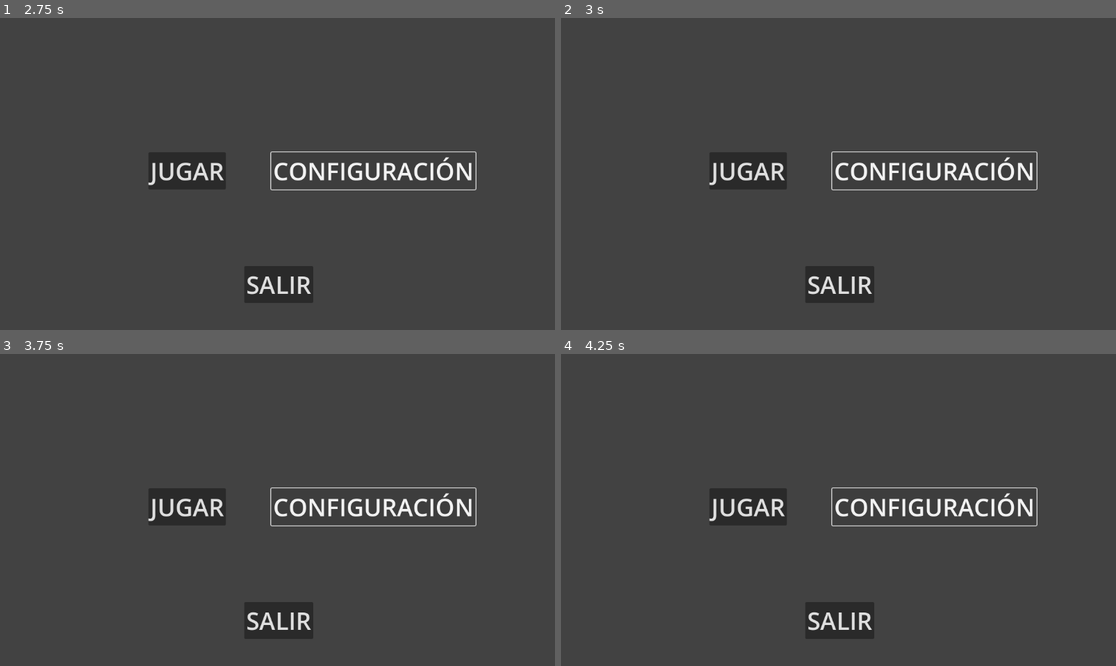
Above: before the commit, frames 1-4 (two rows, left to right).
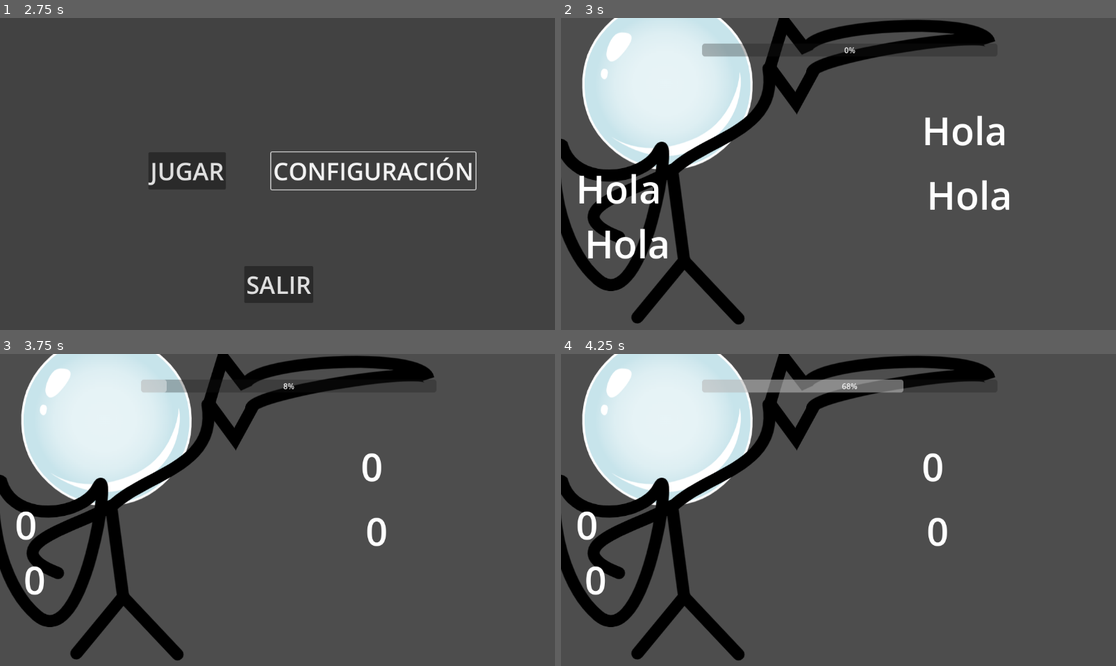
Above: after the commit, the same moments.

Repository: Jeremy7oro/Proyecto-hombres-pez-burbuja
Game: Godot game, scene res://Menus/Menu.tscn
The game is run twice, just before and just after one commit, with the same random seed, the same clock (stepped at 60 frames per second) and the same inputs. The project has no main scene, so this scene is started directly.
Inputs:
- Up to frame 1 (2.75 s): click "JUGAR" at 0.5 s; click "JUGAR" at 1.25 s; click "CONFIGURACIÓN" at 2 s
- Up to frame 2 (3 s): hold 1 (Arriba) from 2.78 s (still down); hold R from 2.78 s (still down); tap 2 (Medio) at 2.85 s
- Up to frame 3 (3.75 s): release 1 (Arriba) at 3.53 s; release R at 3.53 s; hold 3 (Abajo) from 3.53 s (still down); tap R at 3.6 s
- Up to frame 4 (4.25 s): keep holding 3 (Abajo); tap 2 (Medio) at 3.8 s

Frame 1 is identical in both runs. In frame 2, 27% of the frame differs, in the area x 0-86%, y 0-99%; in frame 3, 26%; in frame 4, 27%.

Commit message:
Avance todo lo que pude el prototipo

Diff:
--- a/Prototipo/GLOBAL.gd
+++ b/Prototipo/GLOBAL.gd
@@ -1,17 +1,34 @@
 extends Node
 
+var Espada_P1 : int
 var Escudo_P1 : int
-var Espada_P1 : int
+var Espada_P2 : int
 var Escudo_P2 : int
-var Espada_P2 : int
-
-var Turno : bool
-
-# Called when the node enters the scene tree for the first time.
-func _ready() -> void:
-	pass # Replace with function body.
 
 
-# Called every frame. 'delta' is the elapsed time since the previous frame.
+var Turno : bool = false
+var Win : bool
+
+
+func _ready() -> void:
+	Win = false
+
+
 func _process(delta: float) -> void:
-	pass
+	if Turno == true:
+		if Espada_P1 > 0 and Espada_P2 > 0:
+			if Espada_P1 == Espada_P2:
+				pass
+			if Espada_P1 == Escudo_P2:
+				pass
+			if not Espada_P1 == Espada_P2 and not Espada_P1 == Escudo_P2:
+				Win = true
+
+	#RESET
+	if Input.is_key_pressed(KEY_R):
+		get_tree().change_scene_to_file("res://Prototipo/PvCPU.tscn")
+		Win = false
+		Espada_P1 = 0
+		Escudo_P1 = 0
+		Espada_P2 = 0
+		Escudo_P2 = 0
--- /dev/null
+++ b/Prototipo/PvCPU.tscn
@@ -0,0 +1,87 @@
+[gd_scene load_steps=9 format=3 uid="uid://fsec0kfmaw1x"]
+
+[ext_resource type="Script" path="res://Prototipo/player1.gd" id="1_8gn6f"]
+[ext_resource type="Script" path="res://Prototipo/cpu.gd" id="2_b3f0h"]
+[ext_resource type="Texture2D" uid="uid://c3roknxkljmn5" path="res://ARTE/prototipo/Drawing (7).png" id="2_ksaq2"]
+[ext_resource type="Texture2D" uid="uid://djlemax3gtr3q" path="res://ARTE/prototipo/Drawing (10).png" id="3_ftnql"]
+[ext_resource type="Script" path="res://Prototipo/tiempo.gd" id="3_q76w2"]
+[ext_resource type="Texture2D" uid="uid://dhrm2se7ssyek" path="res://ARTE/prototipo/Drawing (11).png" id="4_7fsvn"]
+[ext_resource type="Script" path="res://Prototipo/win.gd" id="4_cavki"]
+[ext_resource type="Texture2D" uid="uid://bv13lbdan1cwk" path="res://ARTE/prototipo/Drawing (8).png" id="5_2wbi8"]
+
+[node name="PvCPU" type="Node2D"]
+
+[node name="Player1" type="Node2D" parent="."]
+position = Vector2(215, 185)
+script = ExtResource("1_8gn6f")
+
+[node name="Burbuja" type="Sprite2D" parent="Player1"]
+position = Vector2(7, -48)
+texture = ExtResource("2_ksaq2")
+
+[node name="Escudo" type="Sprite2D" parent="Player1"]
+position = Vector2(-116, 223)
+texture = ExtResource("3_ftnql")
+
+[node name="Espada" type="Sprite2D" parent="Player1"]
+position = Vector2(446, -94)
+texture = ExtResource("4_7fsvn")
+
+[node name="Cuerpo" type="Sprite2D" parent="Player1"]
+position = Vector2(37, 180)
+texture = ExtResource("5_2wbi8")
+
+[node name="Label" type="Label" parent="Player1"]
+offset_left = -184.0
+offset_top = 114.0
+offset_right = -6.0
+offset_bottom = 224.0
+theme_override_font_sizes/font_size = 80
+text = "Hola"
+
+[node name="Label2" type="Label" parent="Player1"]
+offset_left = -166.0
+offset_top = 228.0
+offset_right = 12.0
+offset_bottom = 338.0
+theme_override_font_sizes/font_size = 80
+text = "Hola"
+
+[node name="CPU" type="Node2D" parent="."]
+position = Vector2(749, 178)
+script = ExtResource("2_b3f0h")
+
+[node name="Label" type="Label" parent="CPU"]
+offset_right = 40.0
+offset_bottom = 23.0
+theme_override_font_sizes/font_size = 80
+text = "Hola"
+
+[node name="Label2" type="Label" parent="CPU"]
+offset_left = 10.0
+offset_top = 134.0
+offset_right = 188.0
+offset_bottom = 244.0
+theme_override_font_sizes/font_size = 80
+text = "Hola"
+
+[node name="tiempo" type="ProgressBar" parent="."]
+offset_left = 293.0
+offset_top = 53.0
+offset_right = 906.0
+offset_bottom = 80.0
+script = ExtResource("3_q76w2")
+
+[node name="Win" type="Label" parent="."]
+visible = false
+offset_left = 108.0
+offset_top = 161.0
+offset_right = 1064.0
+offset_bottom = 434.0
+theme_override_font_sizes/font_size = 200
+text = "GANASTE!"
+script = ExtResource("4_cavki")
+
+[node name="Timer" type="Timer" parent="Win"]
+wait_time = 0.5
+one_shot = true
--- a/Prototipo/cpu.gd
+++ b/Prototipo/cpu.gd
@@ -10,11 +10,13 @@
 
 # Called every frame. 'delta' is the elapsed time since the previous frame.
 func _process(delta: float) -> void:
-	$Label.text = str(Escudo)
-	$Label2.text = str(Espada)
+	$Label.text = str(GLOBAL.Escudo_P2)
+	$Label2.text = str(GLOBAL.Espada_P2)
 	if $"../tiempo".value == $"../tiempo".max_value:
 		if Escudo <= 0:
 			Escudo = randi_range(1,3)
 		else:
 				while Espada <= 0 or Espada == Escudo:
 					Espada = randi_range(1,3)
+		GLOBAL.Escudo_P2 = Escudo
+		GLOBAL.Espada_P2 = Espada
--- a/Prototipo/player1.gd
+++ b/Prototipo/player1.gd
@@ -10,24 +10,25 @@
 
 
 func _process(delta: float) -> void:
-	$Label.text = str(Escudo)
-	$Label2.text = str(Espada)
-	if Escudo <= 0:
-		if Input.is_action_just_released("Arriba"):
-			Escudo = 1
-		if Input.is_action_just_released("Medio"):
-			Escudo = 2
-		if Input.is_action_just_released("Abajo"):
-			Escudo = 3
-	elif Espada <= 0:
-		if Input.is_action_just_released("Arriba"):
-			Espada = 1
-		if Input.is_action_just_released("Medio"):
-			Espada = 2
-		if Input.is_action_just_released("Abajo"):
-			Espada = 3
-	if Espada == Escudo:
-		Espada = 0
+	$Label.text = str(GLOBAL.Escudo_P1)
+	$Label2.text = str(GLOBAL.Espada_P1)
+	if $"../tiempo".value < $"../tiempo".max_value:
+		if Escudo <= 0:
+			if Input.is_action_just_released("Arriba"):
+				Escudo = 1
+			if Input.is_action_just_released("Medio"):
+				Escudo = 2
+			if Input.is_action_just_released("Abajo"):
+				Escudo = 3
+		elif Espada <= 0:
+			if Input.is_action_just_released("Arriba"):
+				Espada = 1
+			if Input.is_action_just_released("Medio"):
+				Espada = 2
+			if Input.is_action_just_released("Abajo"):
+				Espada = 3
+		if Espada == Escudo:
+			Espada = 0
 
 	#Control
 	if $"../tiempo".value == $"../tiempo".max_value:
--- a/Prototipo/pv_e.tscn
+++ /dev/null
@@ -1,50 +0,0 @@
-[gd_scene load_steps=4 format=3 uid="uid://fsec0kfmaw1x"]
-
-[ext_resource type="Script" path="res://Prototipo/player1.gd" id="1_ax6kx"]
-[ext_resource type="Script" path="res://Prototipo/cpu.gd" id="2_5bbc2"]
-[ext_resource type="Script" path="res://Prototipo/tiempo.gd" id="3_hf0w5"]
-
-[node name="PvCPU" type="Node2D"]
-
-[node name="Player1" type="Node2D" parent="."]
-position = Vector2(215, 185)
-script = ExtResource("1_ax6kx")
-
-[node name="Label" type="Label" parent="Player1"]
-offset_right = 40.0
-offset_bottom = 23.0
-theme_override_font_sizes/font_size = 80
-text = "Hola"
-
-[node name="Label2" type="Label" parent="Player1"]
-offset_left = 3.0
-offset_top = 134.0
-offset_right = 181.0
-offset_bottom = 244.0
-theme_override_font_sizes/font_size = 80
-text = "Hola"
-
-[node name="CPU" type="Node2D" parent="."]
-position = Vector2(749, 178)
-script = ExtResource("2_5bbc2")
-
-[node name="Label" type="Label" parent="CPU"]
-offset_right = 40.0
-offset_bottom = 23.0
-theme_override_font_sizes/font_size = 80
-text = "Hola"
-
-[node name="Label2" type="Label" parent="CPU"]
-offset_left = 10.0
-offset_top = 134.0
-offset_right = 188.0
-offset_bottom = 244.0
-theme_override_font_sizes/font_size = 80
-text = "Hola"
-
-[node name="tiempo" type="ProgressBar" parent="."]
-offset_left = 293.0
-offset_top = 53.0
-offset_right = 906.0
-offset_bottom = 80.0
-script = ExtResource("3_hf0w5")
--- /dev/null
+++ b/Prototipo/win.gd
@@ -0,0 +1,12 @@
+extends Label
+
+var tope = true
+
+# Called when the node enters the scene tree for the first time.
+func _ready() -> void:
+	pass # Replace with function body.
+
+
+# Called every frame. 'delta' is the elapsed time since the previous frame.
+func _process(delta: float) -> void:
+	visible = GLOBAL.Win
Binary file added: ARTE/prototipo/Drawing (10).png
Not shown, added: ARTE/prototipo/Drawing (10).png.import
Binary file added: ARTE/prototipo/Drawing (11).png
Not shown, added: ARTE/prototipo/Drawing (11).png.import
Binary file added: ARTE/prototipo/Drawing (3).png
Not shown, added: ARTE/prototipo/Drawing (3).png.import
Binary file added: ARTE/prototipo/Drawing (4).png
Not shown, added: ARTE/prototipo/Drawing (4).png.import
Binary file added: ARTE/prototipo/Drawing (5).png
Not shown, added: ARTE/prototipo/Drawing (5).png.import
Binary file added: ARTE/prototipo/Drawing (6).png
Not shown, added: ARTE/prototipo/Drawing (6).png.import
(and 6 more such lines)
